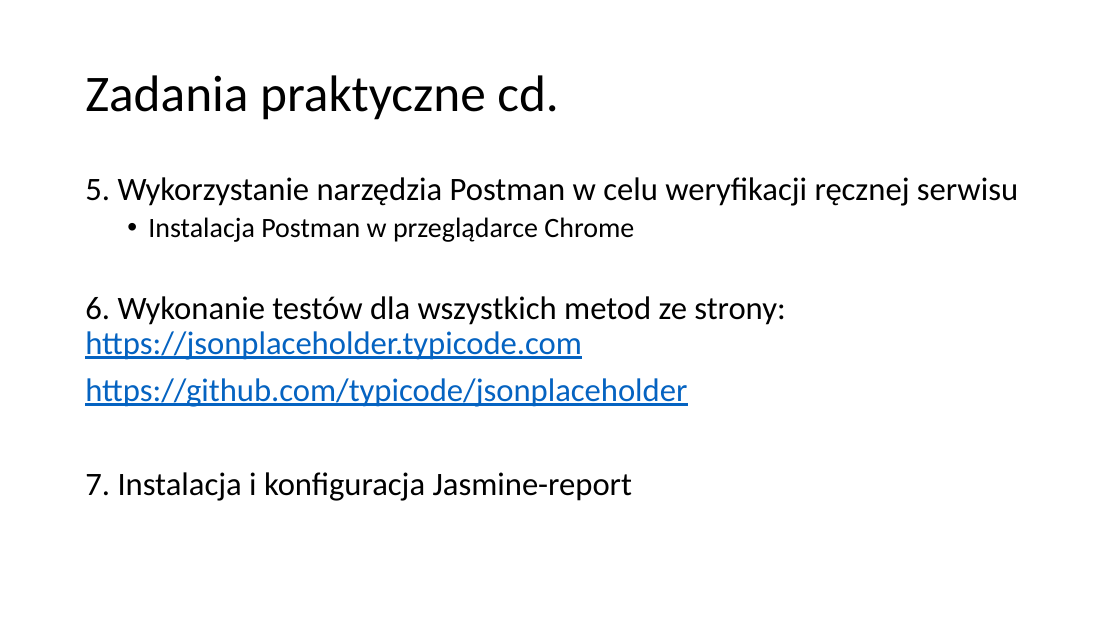
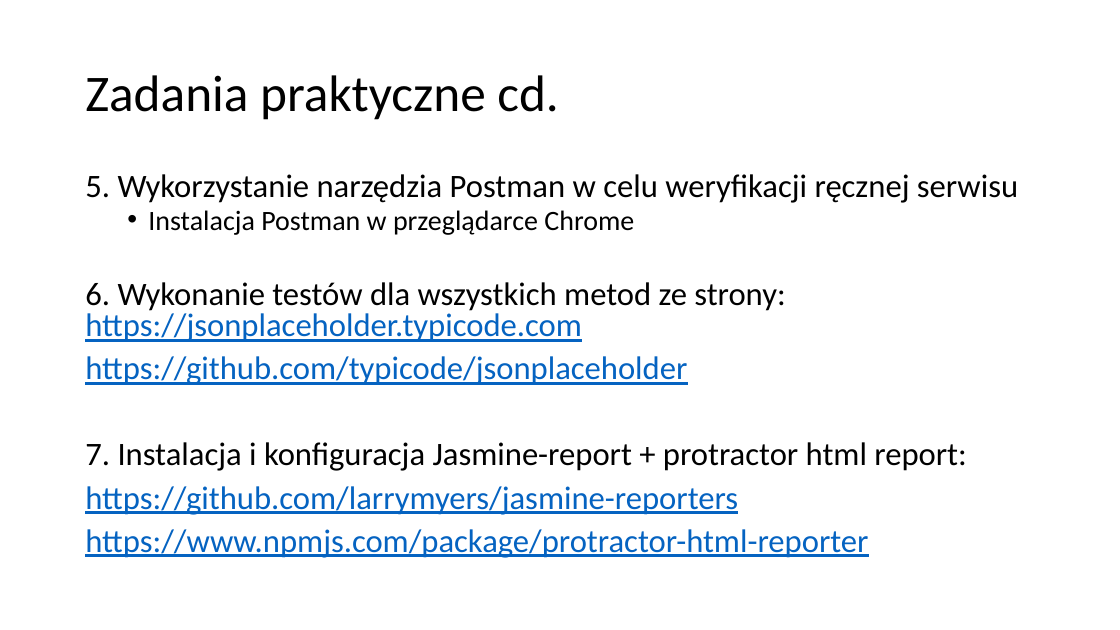
Before and after one commit to qadevpl/repo, a slide deck: slide 16 of JSRestApi/WarsztatQA.pptx. Drawn at 1120x630 pixels with LibreOffice and Linux fonts; fonts in the diff are those of the drawing. Boxes give left, top, right and bottom in pixels: in the first picture for what was removed or moved away, otherwise in the second. Text is boxed around its words. In the diff, an @@ line names an element or a change of style, - is before the commit and + after.

```diff
--- a/JSRestApi/WarsztatQA.pptx
+++ b/JSRestApi/WarsztatQA.pptx
@@ text at (85, 174, 1018, 385): line spacing 0.9 to 0.8 @@
@@ text at (85, 442, 966, 558): text changed; text colour #000000 to #0563C1 @@
-7. Instalacja i konfiguracja Jasmine-report
+7. Instalacja i konfiguracja Jasmine-report + protractor html report:
+https://github.com/larrymyers/jasmine-reporters
+https://www.npmjs.com/package/protractor-html-reporter
```
Also in this commit, not shown: 8 other files.
